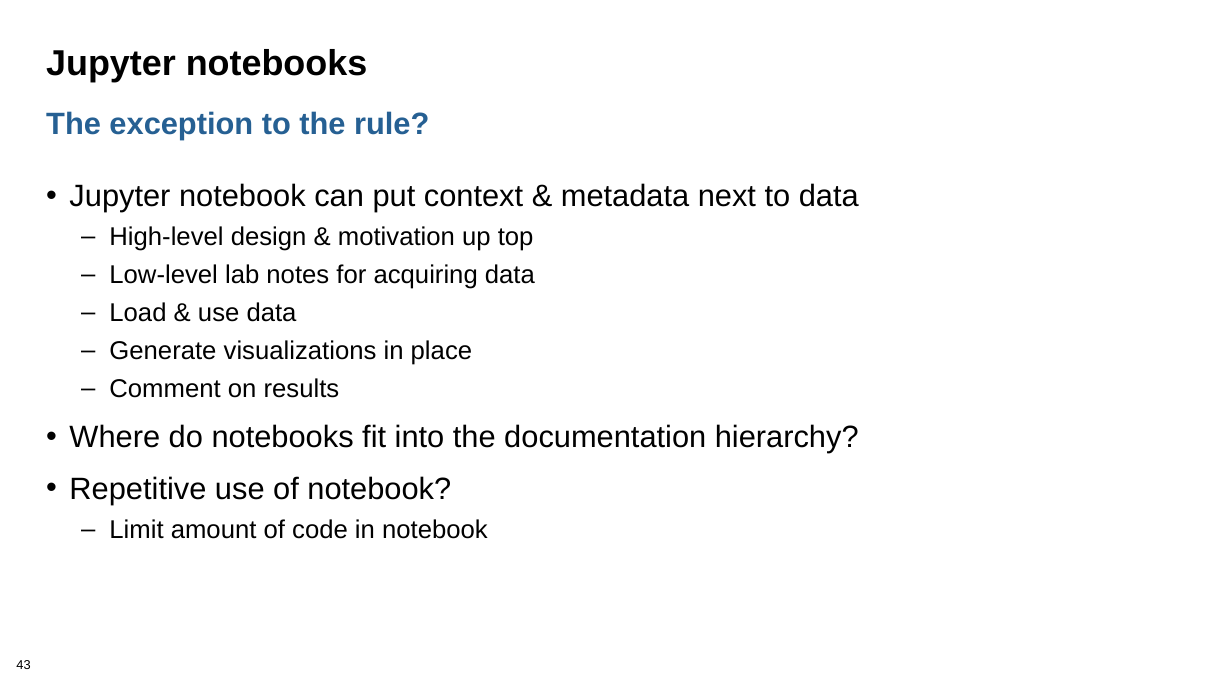
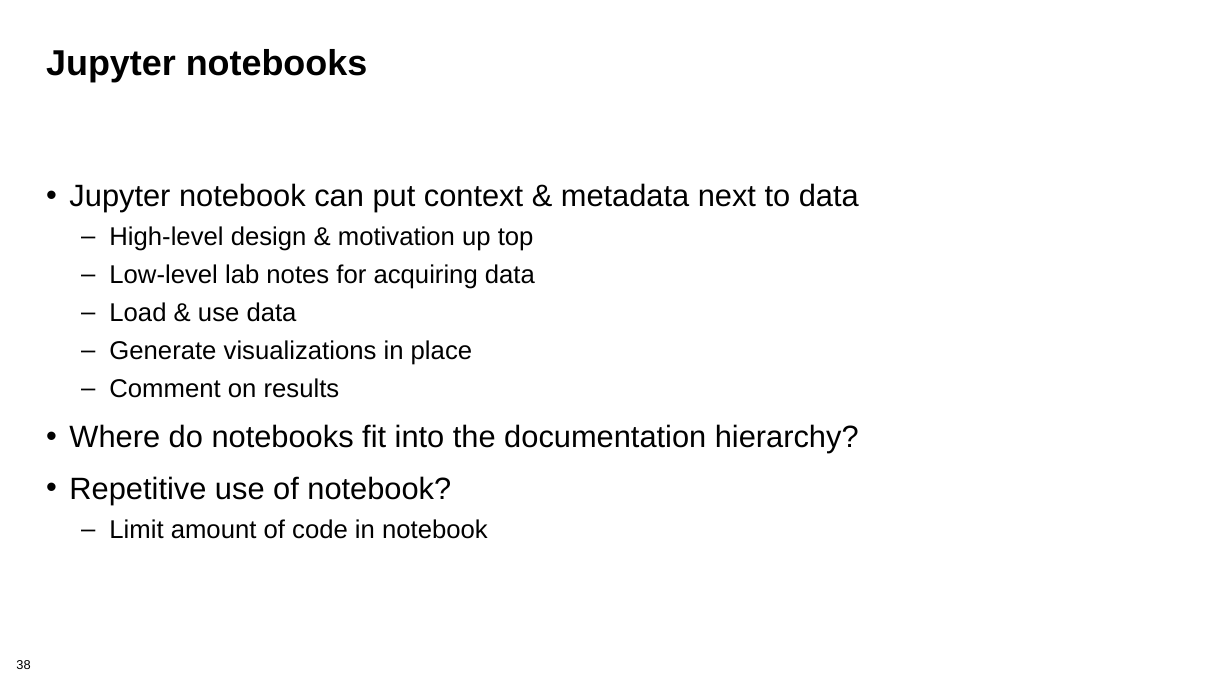
Before and after one commit to bssw-tutorial/presentations, a slide deck: slide 38 of repro-notebooks.pptx (slide 43 before the commit). Drawn at 1232x693 pixels with LibreOffice and Linux fonts; fonts in the diff are those of the drawing. Boxes give left, top, right and bottom in pixels: in the first picture for what was removed or moved away, otherwise in the second. Text is boxed around its words. In the diff, an @@ line names an element or a change of style, - is before the commit and + after.

Commit message:
Refinements to repro-notebooks presentation

```diff
--- a/repro-notebooks.pptx
+++ b/repro-notebooks.pptx
@@ text removed at bbox=[46, 111, 429, 139] @@
-The exception to the rule?
@@ page number at bbox=[16, 660, 30, 669]: text changed @@
-43
+38
```
Also in this commit, not shown: 14 other slides changed, 5 slides removed.
